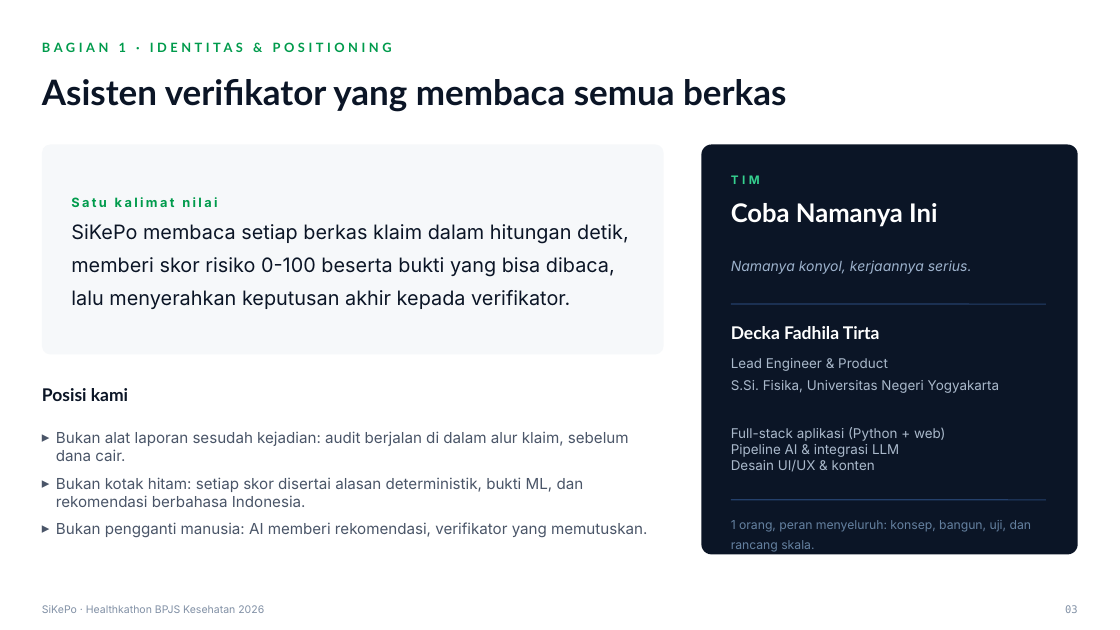
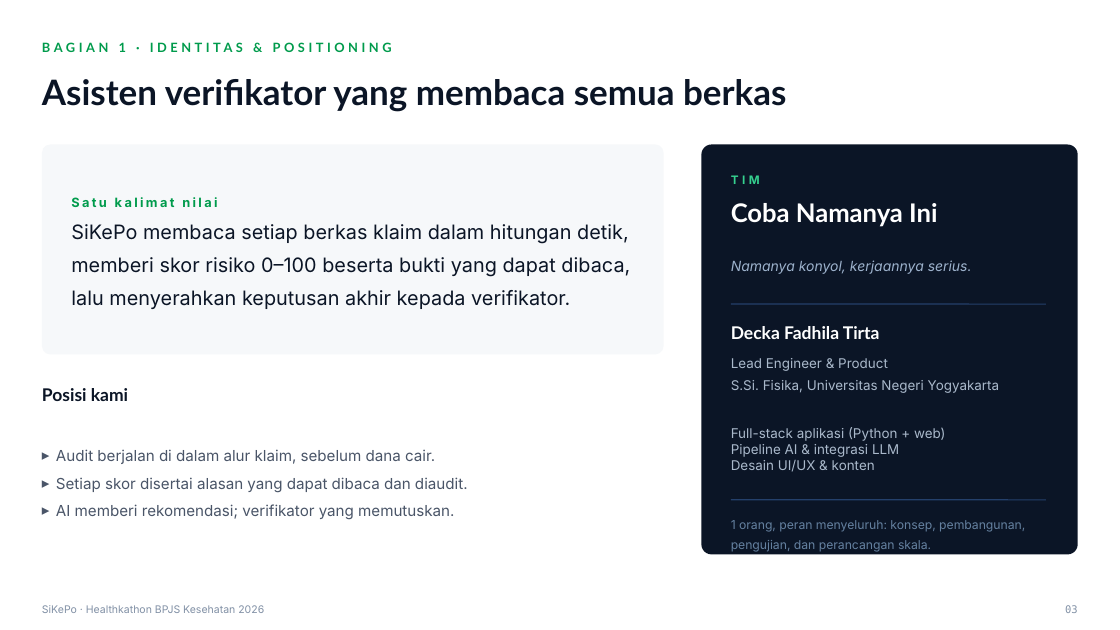
Before and after one commit to dkfadhila/sikepo, a slide deck: slide 3 of proposal/Proposal_SiKePo_Healthkathon2026.pptx. Drawn at 1120x630 pixels with LibreOffice and Linux fonts; fonts in the diff are those of the drawing. Boxes give left, top, right and bottom in pixels: in the first picture for what was removed or moved away, otherwise in the second. Text is boxed around its words. In the diff, an @@ line names an element or a change of style, - is before the commit and + after.

```diff
--- a/proposal/Proposal_SiKePo_Healthkathon2026.pptx
+++ b/proposal/Proposal_SiKePo_Healthkathon2026.pptx
@@ text at bbox=[71, 197, 630, 309]: text changed @@
-Satu kalimat nilai
-SiKePo membaca setiap berkas klaim dalam hitungan detik, memberi skor risiko 0-100 beserta bukti yang bisa dibaca, lalu menyerahkan keputusan akhir kepada verifikator.
+Satu kalimat nilai
+SiKePo membaca setiap berkas klaim dalam hitungan detik, memberi skor risiko 0–100 beserta bukti yang dapat dibaca, lalu menyerahkan keputusan akhir kepada verifikator.
@@ text at bbox=[56, 449, 468, 519]: text changed @@
-▸ Bukan alat laporan sesudah kejadian: audit berjalan di dalam alur klaim, sebelum dana cair.
-▸ Bukan kotak hitam: setiap skor disertai alasan deterministik, bukti ML, dan rekomendasi berbahasa Indonesia.
-▸ Bukan pengganti manusia: AI memberi rekomendasi, verifikator yang memutuskan.
+▸ Audit berjalan di dalam alur klaim, sebelum dana cair.
+▸ Setiap skor disertai alasan yang dapat dibaca dan diaudit.
+▸ AI memberi rekomendasi; verifikator yang memutuskan.
@@ text at bbox=[731, 520, 1025, 552]: text changed @@
-1 orang, peran menyeluruh: konsep, bangun, uji, dan rancang skala.
+1 orang, peran menyeluruh: konsep, pembangunan, pengujian, dan perancangan skala.
```
Also in this commit, not shown: 12 other slides changed, 2 other files.
